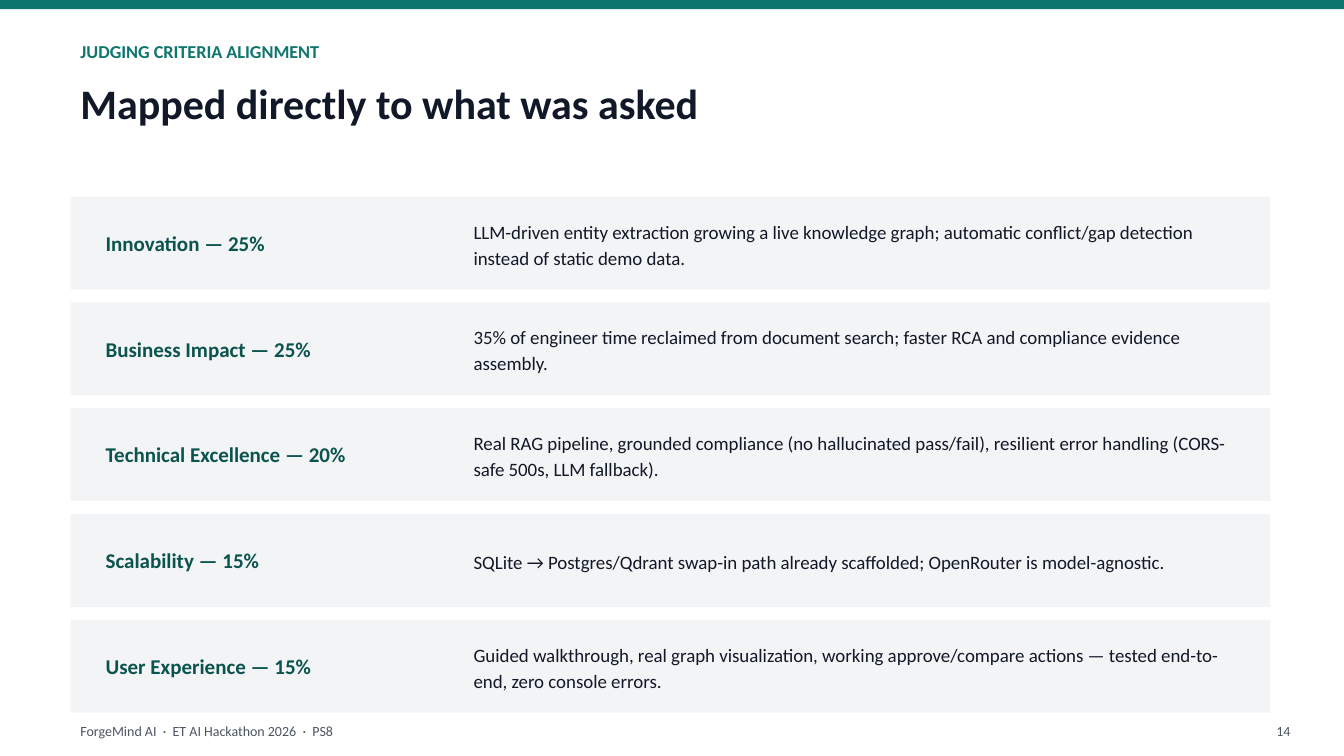
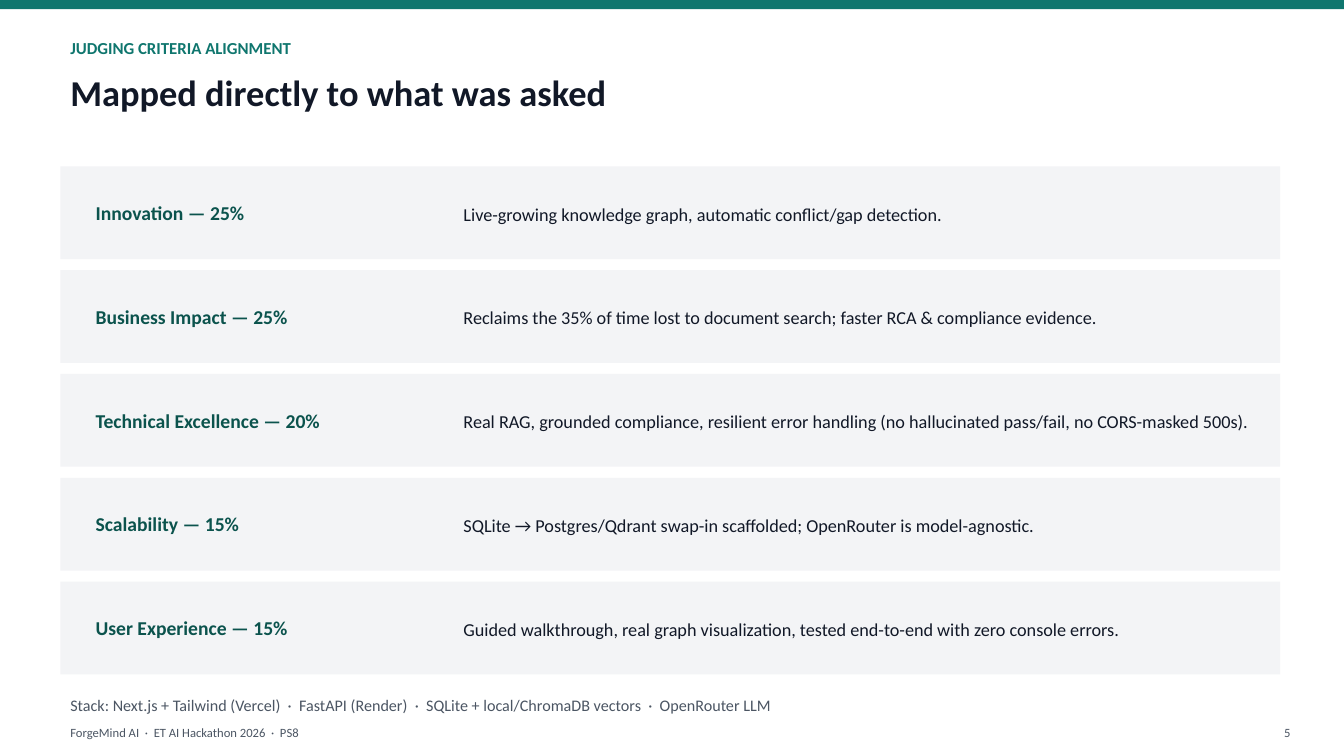
Before and after one commit to tarungarg18/ForgeMind-AI, a slide deck: slide 5 of ForgeMind-AI-Pitch-Deck.pptx (slide 14 before the commit). Drawn at 1344x756 pixels with LibreOffice and Linux fonts; fonts in the diff are those of the drawing. Boxes give left, top, right and bottom in pixels: in the first picture for what was removed or moved away, otherwise in the second. Text is boxed around its words. In the diff, an @@ line names an element or a change of style, - is before the commit and + after.

```diff
--- a/ForgeMind-AI-Pitch-Deck.pptx
+++ b/ForgeMind-AI-Pitch-Deck.pptx
@@ text "JUDGING CRITERIA ALIGNMENT" moved from (x1=80, y1=46, x2=319, y2=58) to (x1=70, y1=43, x2=291, y2=54) @@
@@ text "JUDGING CRITERIA ALIGNMENT" at (x1=70, y1=43, x2=291, y2=54): size 13 to 12 pt @@
@@ text "Mapped directly to what was ..." moved from (x1=80, y1=89, x2=698, y2=126) to (x1=70, y1=80, x2=606, y2=112) @@
@@ text "Mapped directly to what was ..." at (x1=70, y1=80, x2=606, y2=112): size 30 to 26 pt @@
@@ rectangle resized from (x1=71, y1=197, x2=1270, y2=289) to (x1=60, y1=166, x2=1280, y2=259) @@
@@ text "Innovation — 25%" moved from (x1=106, y1=236, x2=265, y2=251) to (x1=96, y1=206, x2=244, y2=220) @@
@@ text at (x1=463, y1=208, x2=942, y2=224): text changed; size 13.5 to 13 pt @@
-LLM-driven entity extraction growing a live knowledge graph; automatic conflict/gap detection instead of static demo data.
+Live-growing knowledge graph, automatic conflict/gap detection.
@@ rectangle resized from (x1=71, y1=302, x2=1270, y2=395) to (x1=60, y1=270, x2=1280, y2=363) @@
@@ text "Business Impact — 25%" moved from (x1=106, y1=342, x2=311, y2=361) to (x1=96, y1=310, x2=287, y2=327) @@
@@ text at (x1=463, y1=311, x2=1097, y2=327): text changed; size 13.5 to 13 pt @@
-35% of engineer time reclaimed from document search; faster RCA and compliance evidence assembly.
+Reclaims the 35% of time lost to document search; faster RCA & compliance evidence.
@@ rectangle resized from (x1=71, y1=408, x2=1270, y2=501) to (x1=60, y1=374, x2=1280, y2=467) @@
@@ text "Technical Excellence — 20%" moved from (x1=106, y1=447, x2=346, y2=462) to (x1=96, y1=414, x2=320, y2=428) @@
@@ text at (x1=463, y1=415, x2=1248, y2=431): text changed; size 13.5 to 13 pt @@
-Real RAG pipeline, grounded compliance (no hallucinated pass/fail), resilient error handling (CORS-safe 500s, LLM fallback).
+Real RAG, grounded compliance, resilient error handling (no hallucinated pass/fail, no CORS-masked 500s).
@@ rectangle resized from (x1=71, y1=514, x2=1270, y2=607) to (x1=60, y1=478, x2=1280, y2=571) @@
@@ text "Scalability — 15%" moved from (x1=106, y1=553, x2=259, y2=572) to (x1=96, y1=517, x2=239, y2=534) @@
@@ text at (x1=463, y1=519, x2=1034, y2=535): text changed; size 13.5 to 13 pt @@
-SQLite → Postgres/Qdrant swap-in path already scaffolded; OpenRouter is model-agnostic.
+SQLite → Postgres/Qdrant swap-in scaffolded; OpenRouter is model-agnostic.
@@ rectangle resized from (x1=71, y1=620, x2=1270, y2=713) to (x1=60, y1=582, x2=1280, y2=675) @@
@@ size 15 to 14 pt in 5 elements at (x1=96, y1=206, x2=244, y2=220), (x1=96, y1=310, x2=287, y2=327), (x1=96, y1=414, x2=320, y2=428), (x1=96, y1=517, x2=239, y2=534), (x1=96, y1=621, x2=287, y2=638) @@
@@ text "User Experience — 15%" moved from (x1=106, y1=659, x2=311, y2=678) to (x1=96, y1=621, x2=287, y2=638) @@
@@ text at (x1=463, y1=623, x2=1119, y2=639): text changed; size 13.5 to 13 pt @@
-Guided walkthrough, real graph visualization, working approve/compare actions — tested end-to-end, zero console errors.
+Guided walkthrough, real graph visualization, tested end-to-end with zero console errors.
@@ text added at (x1=70, y1=699, x2=770, y2=714), 11.5 pt, text #4B5563 @@
+Stack: Next.js + Tailwind (Vercel) · FastAPI (Render) · SQLite + local/ChromaDB vectors · OpenRouter LLM
@@ text "ForgeMind AI · ET AI ..." moved from (x1=80, y1=726, x2=333, y2=739) to (x1=70, y1=728, x2=299, y2=739) @@
@@ text "ForgeMind AI · ET AI ..." at (x1=70, y1=728, x2=299, y2=739): size 10 to 9 pt @@
@@ text at (x1=1284, y1=729, x2=1290, y2=737): text changed; size 10 to 9 pt @@
-14
+5
```
Also in this commit, not shown: 2 other slides changed, 3 slides added, 13 slides removed.
